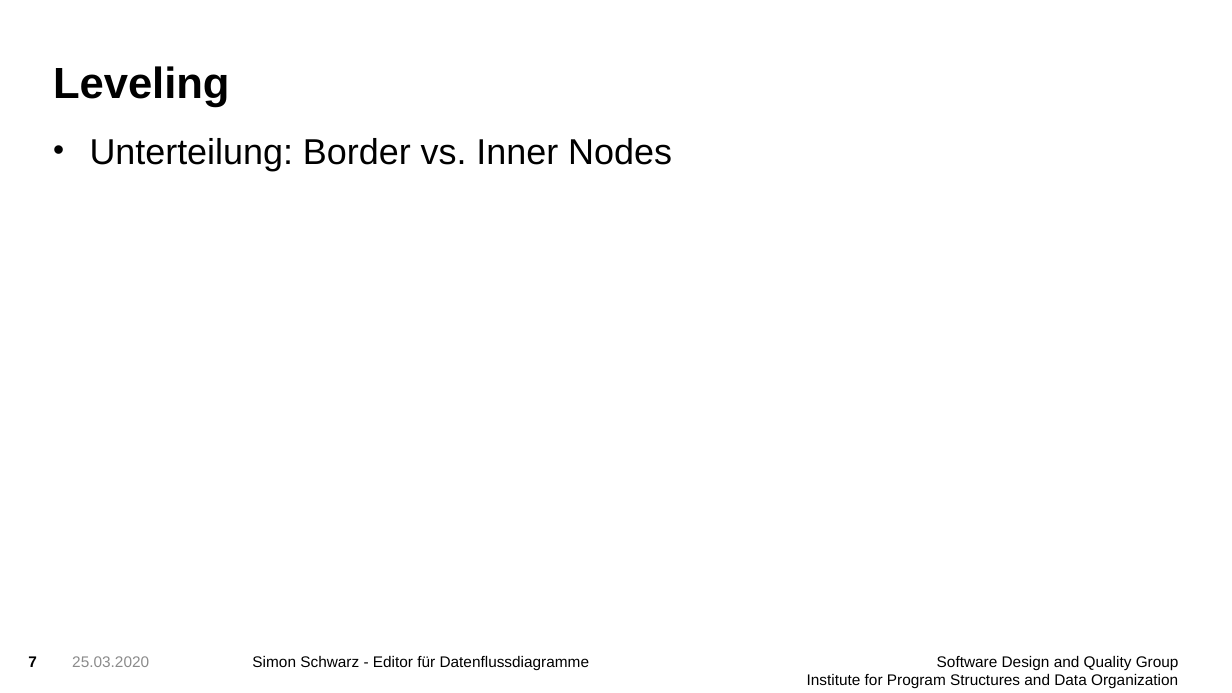
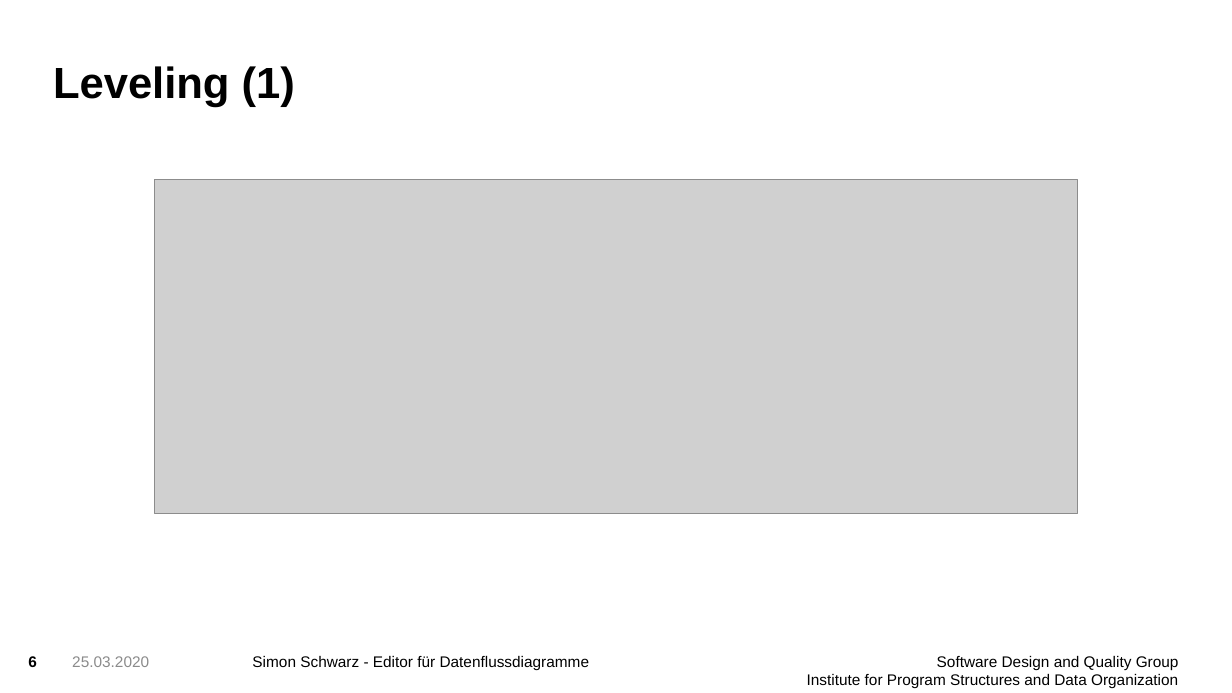
Before and after one commit to FluidTrust/Palladio-Supporting-DataFlowDiagram, a slide deck: slide 6 of presentation/presentation1.pptx (slide 7 before the commit). Drawn at 1232x693 pixels with LibreOffice and Linux fonts; fonts in the diff are those of the drawing; grey boxes stand for pictures; background and template pictures are left out. Boxes give left, top, right and bottom in pixels: in the first picture for what was removed or moved away, otherwise in the second. Text is boxed around its words. In the diff, an @@ line names an element or a change of style, - is before the commit and + after.

```diff
--- a/presentation/presentation1.pptx
+++ b/presentation/presentation1.pptx
@@ title at [53, 66, 295, 107]: text changed @@
-Leveling
+Leveling (1)
@@ text removed at [90, 138, 672, 171] @@
-• Unterteilung: Border vs. Inner Nodes
@@ picture added at [154, 179, 1078, 514] @@
@@ page number at [28, 656, 37, 667]: text changed @@
-7
+6
```
Also in this commit, not shown: 13 other slides changed, 3 slides added, 2 slides removed, 6 other files.
